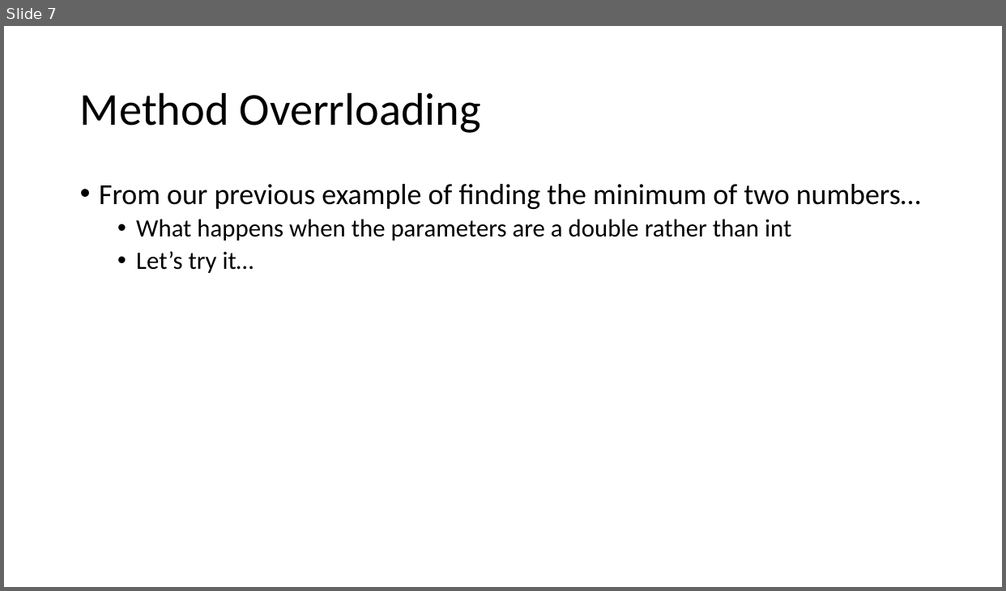
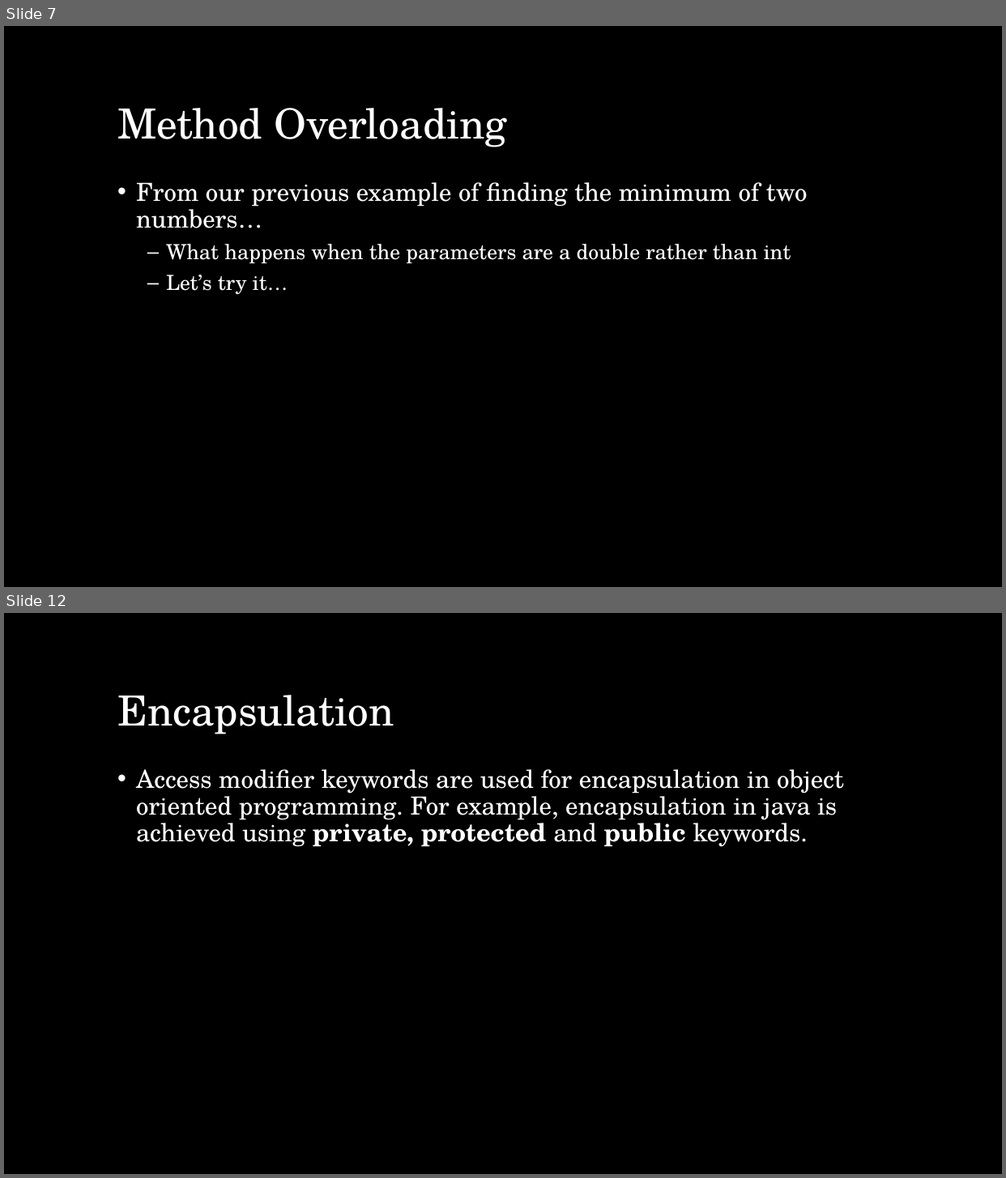
Before and after one commit to Mechanical-Advantage/Training2018, a slide deck: doc/java/slides/week5.pptx. Shown one above the other, each under a label of ours: slide 7 before the commit, slides 7 and 12 after it; the slides between them are not shown. The pictures are 1006x591 and 1006x1178 pixels, drawn with LibreOffice and Linux fonts; fonts in the diff are those of the drawing; background and template pictures are left out. Boxes give left, top, right and bottom in pixels: in the first picture for what was removed or moved away, otherwise in the second. Text is boxed around its words. In the diff, an @@ line names an element or a change of style, - is before the commit and + after.

```diff
--- a/doc/java/slides/week5.pptx
+++ b/doc/java/slides/week5.pptx
@@ slide 12 added at (4, 613, 1002, 1174), background picture (left out) @@
@@ title added at (117, 695, 394, 735), 40 pt, text #FFFFFF @@
+Encapsulation
@@ text added at (136, 769, 844, 847), 24 pt, text #FFFFFF @@
+• Access modifier keywords are used for encapsulation in object oriented programming. For example, encapsulation in java is achieved using private, protected and public keywords.
@@ slide 7 changed as well @@
@@ background #FFFFFF to picture (left out) @@
@@ title "Method Overloading" at (117, 108, 507, 148): vertical alignment middle to bottom @@
@@ title at (117, 108, 507, 148): text changed; size 44 to 40 pt; font Calibri to TeX Gyre Schola; text colour #000000 to #FFFFFF @@
-Method Overrloading
+Method Overloading
@@ text "From our previous example of ...": place and size @@
-text "From our previous example of ..." at (99, 184, 921, 273)
+text "From our previous example of ..." at (136, 182, 808, 295)
@@ text "From our previous example of ..." at (136, 182, 808, 295): size 28 to 24 pt in "From our previous example of finding the ..."; font Calibri to TeX Gyre Schola, text colour #000000 to #FFFFFF; size 24 to 20 pt in "What happens when the parameters are a ...", "Let’s try it…"; more space between paragraphs; bullet • to – @@
```
Also in this commit, not shown: 5 other slides changed, 7 other slides added, 1 slide removed, 6 other files.
